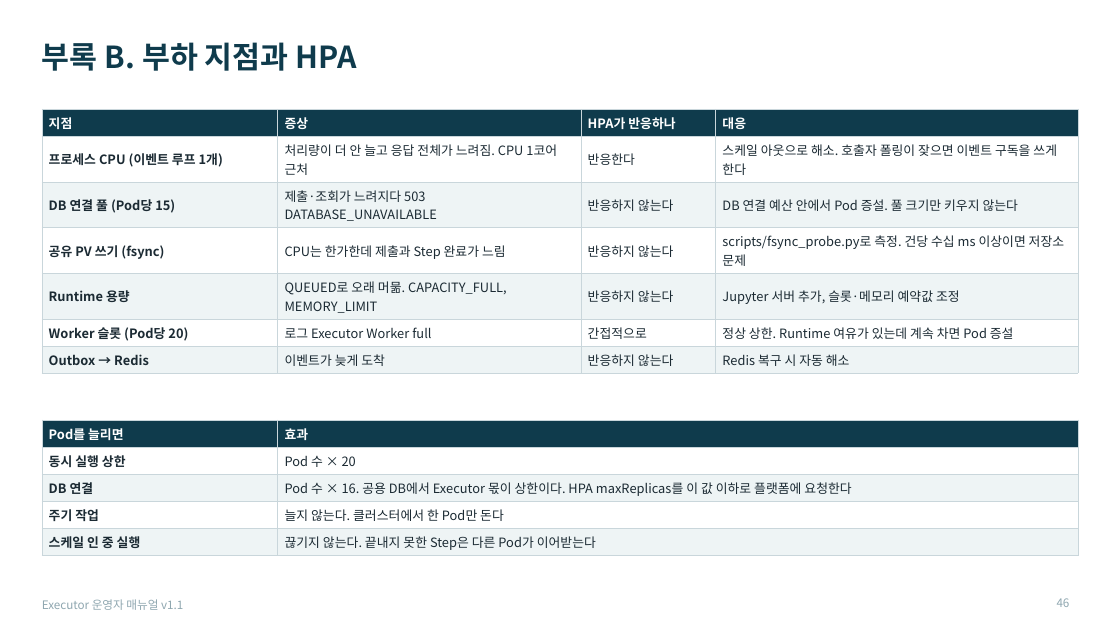
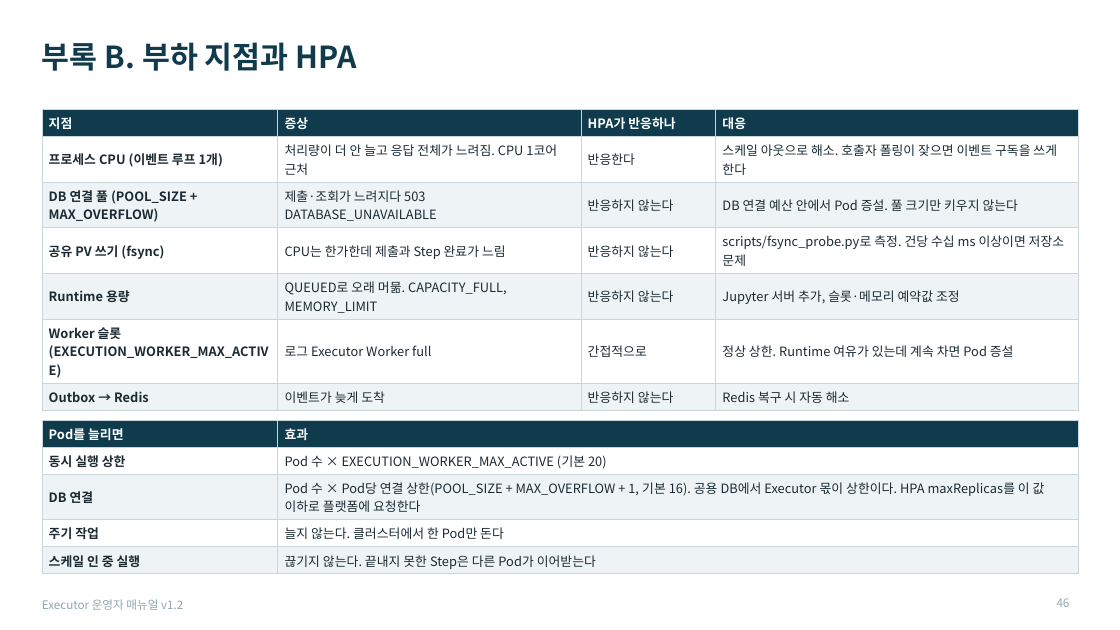
Before and after one commit to KimHwaJin/executor, a slide deck: slide 46 of docs/deliverables/08-운영자-매뉴얼.pptx. Drawn at 1120x630 pixels with LibreOffice and Linux fonts; fonts in the diff are those of the drawing. Boxes give left, top, right and bottom in pixels: in the first picture for what was removed or moved away, otherwise in the second. Text is boxed around its words. In the diff, an @@ line names an element or a change of style, - is before the commit and + after.

```diff
--- a/docs/deliverables/08-운영자-매뉴얼.pptx
+++ b/docs/deliverables/08-운영자-매뉴얼.pptx
@@ table at [42, 109, 1078, 472] @@
-row 3, column 1: DB 연결 풀 (Pod당 15)
+row 3, column 1: DB 연결 풀 (POOL_SIZE + MAX_OVERFLOW)
-row 6, column 1: Worker 슬롯 (Pod당 20)
+row 6, column 1: Worker 슬롯 (EXECUTION_WORKER_MAX_ACTIVE)
@@ table at [42, 420, 1079, 573] @@
-row 2, column 2: Pod 수 × 20
+row 2, column 2: Pod 수 × EXECUTION_WORKER_MAX_ACTIVE (기본 20)
-row 3, column 2: Pod 수 × 16. 공용 DB에서 Executor 몫이 상한이다. HPA maxReplicas를 이 값 이하로 플랫폼에 요청한다
+row 3, column 2: Pod 수 × Pod당 연결 상한(POOL_SIZE + MAX_OVERFLOW + 1, 기본 16). 공용 DB에서 Executor 몫이 상한이다. HPA maxReplicas를 이 값 이하로 플랫폼에 요청한다
@@ text at [42, 599, 183, 610]: text changed @@
-Executor 운영자 매뉴얼 v1.1
+Executor 운영자 매뉴얼 v1.2
```
Also in this commit, not shown: 44 other slides changed, 2 slides added, 6 other files.
